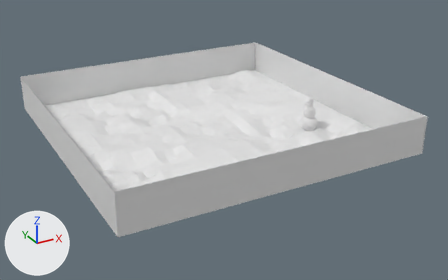
The glTF model public/models/chrimbas.glb, before and after one commit.
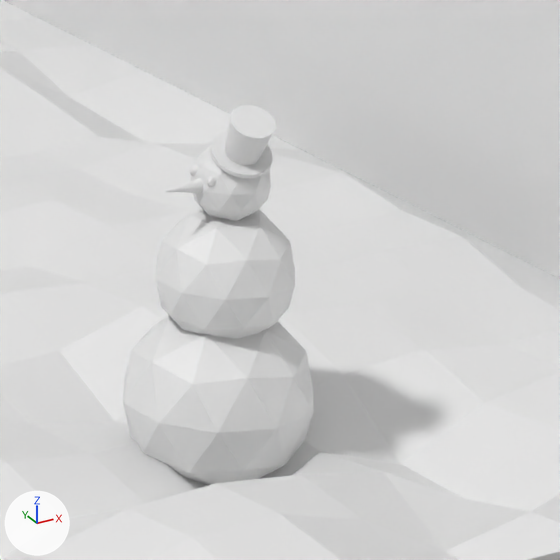
Each version appears first whole from a camera (50 mm lens) standing at (-6.3, -19.98, 13.12) and looking at (8.57, 7.05, -0.39), and next in a close-up on the part from 64% to 76% of the width and 31% to 49% of the height. Lighting does not change. The marker at lower left points along +X, +Y and +Z. Where no turn or scale is listed for an object, it has been applied to the vertices. Vertices at the same position are counted once.

The first close-up shows 'Body', 'Eyes', 'Fences', 'Floor', 'Hat', 'Nose'.
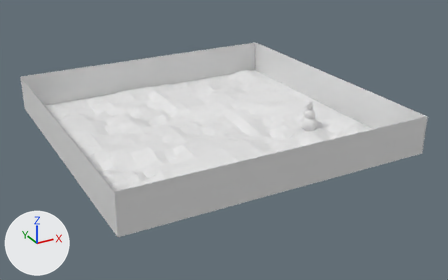
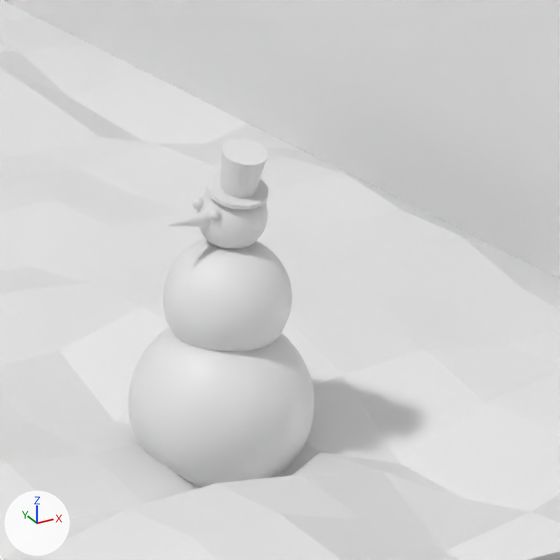
Commit message: Improve detail of snowman body

The change, as a list of edits to the scene's bpy script:
```text
Change me_icosphere:
    used by ob_body; location = (13.082, 5.58, 0.228); scale = (0.498, 0.498, 0.498)
    remove me_icosphere.from_pydata(...)  # 126 vertices, 240 faces; spans x -0.95..0.95, y -1.0..1.0, z -1.0..2.72
    add me_icosphere.from_pydata(...)  # 7686 vertices, 15360 faces; spans x -1.0..1.0, y -1.0..1.0, z -1.0..2.55
    me_icosphere part 1: the loose piece of 42 vertices spanning x -0.69..0.69, y -0.73..0.73, z 0.59..2.04 is rebuilt with 2562 vertices and now spans x -0.69..0.69, y -0.69..0.69, z 0.54..1.91
    me_icosphere part 2: 39 vertices removed from x -0.39..0.39, y -0.42..0.42, z 1.89..2.72; 2559 vertices added at x -0.38..0.38, y -0.38..0.38, z 1.8..2.55
    me_icosphere part 3: 2520 vertices added at x -1.0..1.0, y -1.0..1.0, z -1.0..1.0
Change ob_body:
    ob_body.location: (13.082, 5.58, 0.228) -> (13.086, 5.557, 0.193)
    ob_body.scale: (0.498, 0.498, 0.498) -> (0.464, 0.464, 0.464)
Change ob_hat:
    ob_hat.location: (13.073, 5.464, 1.621) -> (13.074, 5.494, 1.437)
    ob_hat.rotation_euler: (0.456, -0.0344, -0.106) -> (0.269, -0.0503, -0.0313)  # degrees (26, -2, -6.1) -> degrees (15, -2.9, -1.8)
Change ob_nose:
    ob_nose.location: (12.824, 5.579, 1.387) -> (12.824, 5.548, 1.219)
Change ob_eyes:
    ob_eyes.location: (12.909, 5.507, 1.428) -> (12.921, 5.481, 1.26)
```

Changed parts and their boxes (x1, y1, x2, y2) in the close-ups (560 x 560 px):
'Body', reshaped, moved, rescaled (13% shorter)
    before: (123, 146, 314, 486)
    after: (128, 191, 314, 488)
'Hat', moved, turned
    before: (211, 105, 276, 178)
    after: (206, 138, 269, 210)
'Nose', moved
    before: (165, 178, 204, 193)
    after: (167, 210, 211, 227)
'Eyes', moved
    before: (189, 164, 216, 187)
    after: (193, 198, 220, 220)
part 1 of me_icosphere, rebuilt (7% narrower, 12% shorter)
    before: (156, 209, 295, 339)
    after: (163, 238, 292, 352)
part 2 of me_icosphere, built on
    before: (191, 146, 271, 221)
    after: (197, 191, 268, 249)
part 3 of me_icosphere, added
    after: (128, 327, 314, 488)
